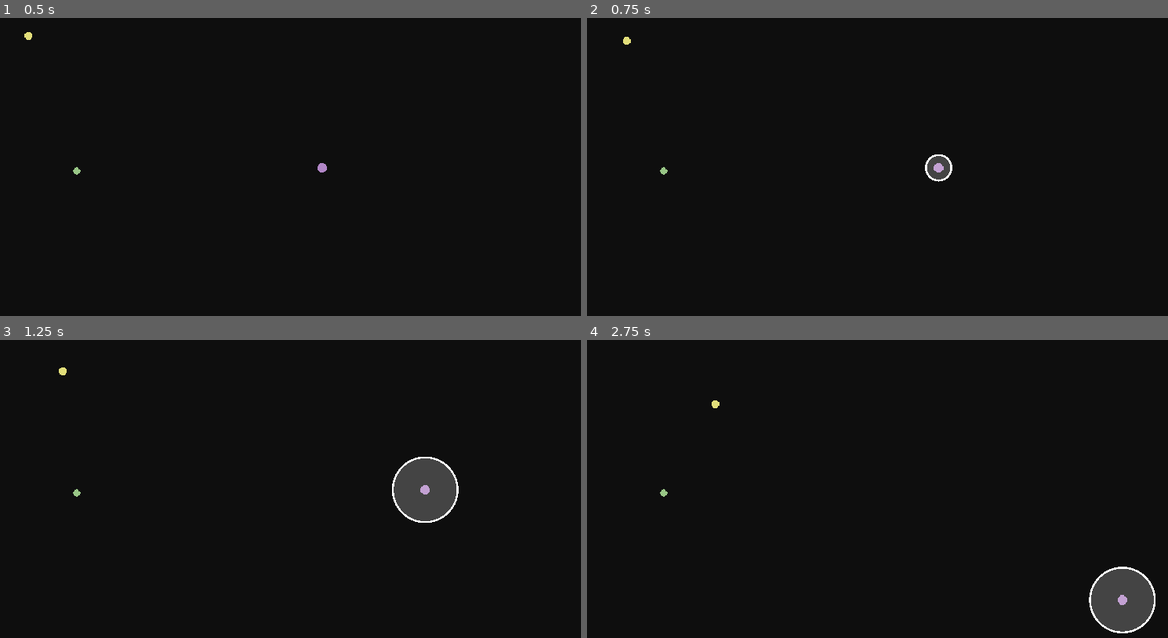
Above: before the commit, frames 1-4 (two rows, left to right).
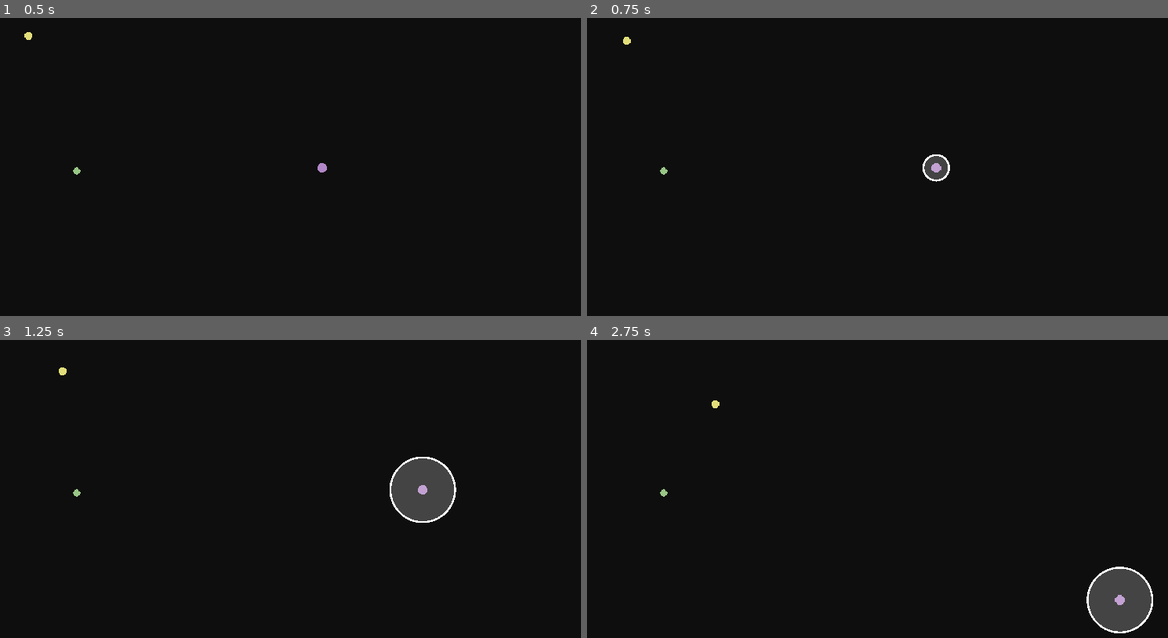
Above: after the commit, the same moments.

Repository: Lunatic-Games/crypt-keeper
Game: Godot game, scene res://crypt/crypt.tscn
The game is run twice, just before and just after one commit, with the same random seed, the same clock (stepped at 60 frames per second) and the same inputs.
Inputs:
- Up to frame 1 (0.5 s): no input
- Up to frame 2 (0.75 s): hold D (move_right) from 0.53 s (still down); hold Space (select) from 0.53 s (still down)
- Up to frame 3 (1.25 s): keep holding D (move_right); keep holding Space (select)
- Up to frame 4 (2.75 s): release D (move_right) at 1.28 s; release Space (select) at 1.28 s; hold S (move_down) 1.28-2.03 s; tap Space (select) at 1.35 s; hold D (move_right) from 2.03 s (still down); hold Space (select) from 2.03 s (still down)

Frame 1 is identical in both runs. In frame 2, 0.2% of the frame differs, in the area x 57-63%, y 45-55%; in frame 3, 0.4%; in frame 4, 0.4%, in the area x 85-98%, y 76-99%.

Commit message:
Player acceleration

Diff:
--- a/player/player.gd
+++ b/player/player.gd
@@ -1,9 +1,15 @@
 extends KinematicBody2D
 
-const SPEED = 150
+const MAX_SPEED = 150
+const ACCELERATION_WEIGHT = 0.5
+
+
+var velocity: Vector2
 
 
 func _physics_process(delta):
+	handle_select(delta)
+
 	var movement = Vector2()
 	if Input.is_action_pressed("move_up"):
 		movement.y -= 1
@@ -13,11 +19,12 @@
 		movement.y += 1
 	if Input.is_action_pressed("move_left"):
 		movement.x -= 1
-	movement = movement.normalized() * SPEED
 
-	handle_select(delta)
+	var target_velocity = movement.normalized() * MAX_SPEED
+	velocity.x = lerp(velocity.x, target_velocity.x, ACCELERATION_WEIGHT)
+	velocity.y = lerp(velocity.y, target_velocity.y, ACCELERATION_WEIGHT)
 
-	var _ret =  move_and_slide(movement)
+	velocity =  move_and_slide(velocity)
 
 
 func handle_select(delta):
